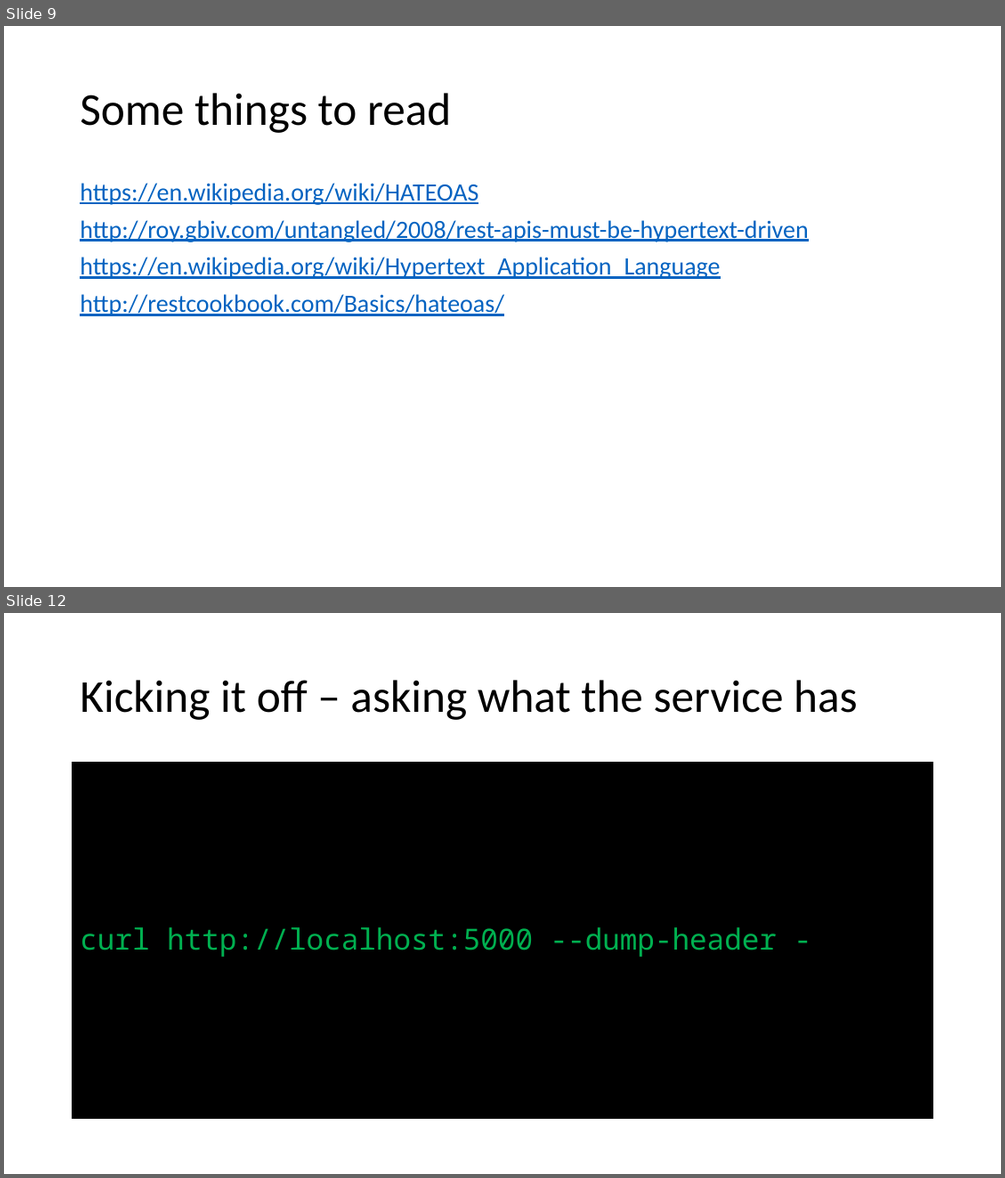
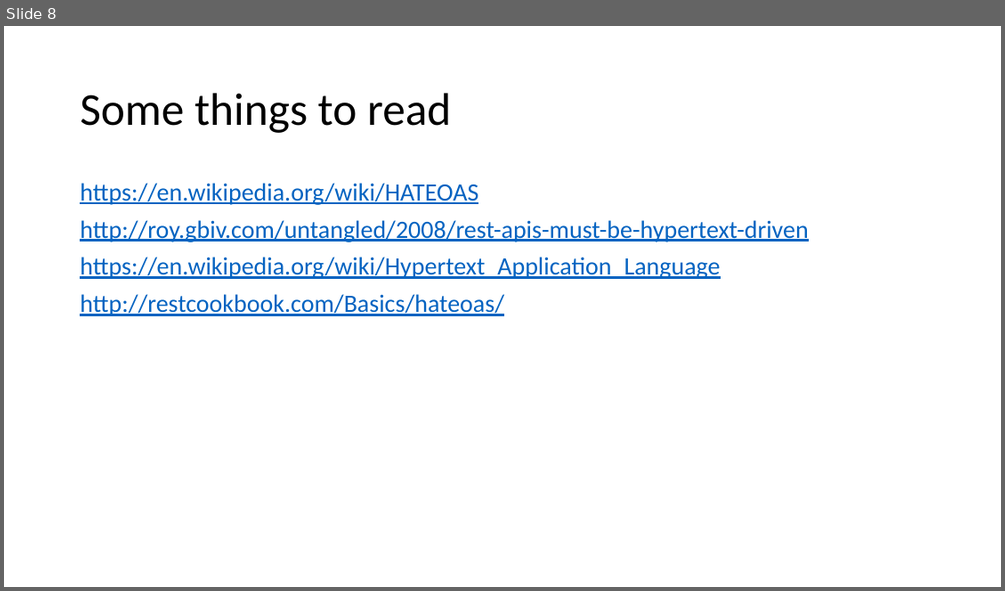
Before and after one commit to IrenaNiu/SU_CPSC_5200_20WQ, a slide deck: lectures/01 - The REST Style.pptx. Shown one above the other, each under a label of ours: slides 9 and 12 before the commit, slide 8 after it; the slides between them are not shown. The pictures are 1005x1178 and 1005x591 pixels, drawn with LibreOffice and Linux fonts; fonts in the diff are those of the drawing. Boxes give left, top, right and bottom in pixels: in the first picture for what was removed or moved away, otherwise in the second. Text is boxed around its words. In the diff, an @@ line names an element or a change of style, - is before the commit and + after.

```diff
--- a/lectures/01 - The REST Style.pptx
+++ b/lectures/01 - The REST Style.pptx
@@ slide 12 removed at <box>4,613,1001,1174</box>, background #FFFFFF @@
@@ title removed at <box>80,680,858,720</box> @@
-Kicking it off – asking what the service has
@@ text removed at <box>73,763,933,1119</box> @@
-curl http://localhost:5000 --dump-header -
@@ what was slide 9 is now slide 8 @@
```
Also in this commit, not shown: 21 other slides removed, 1 other file.
